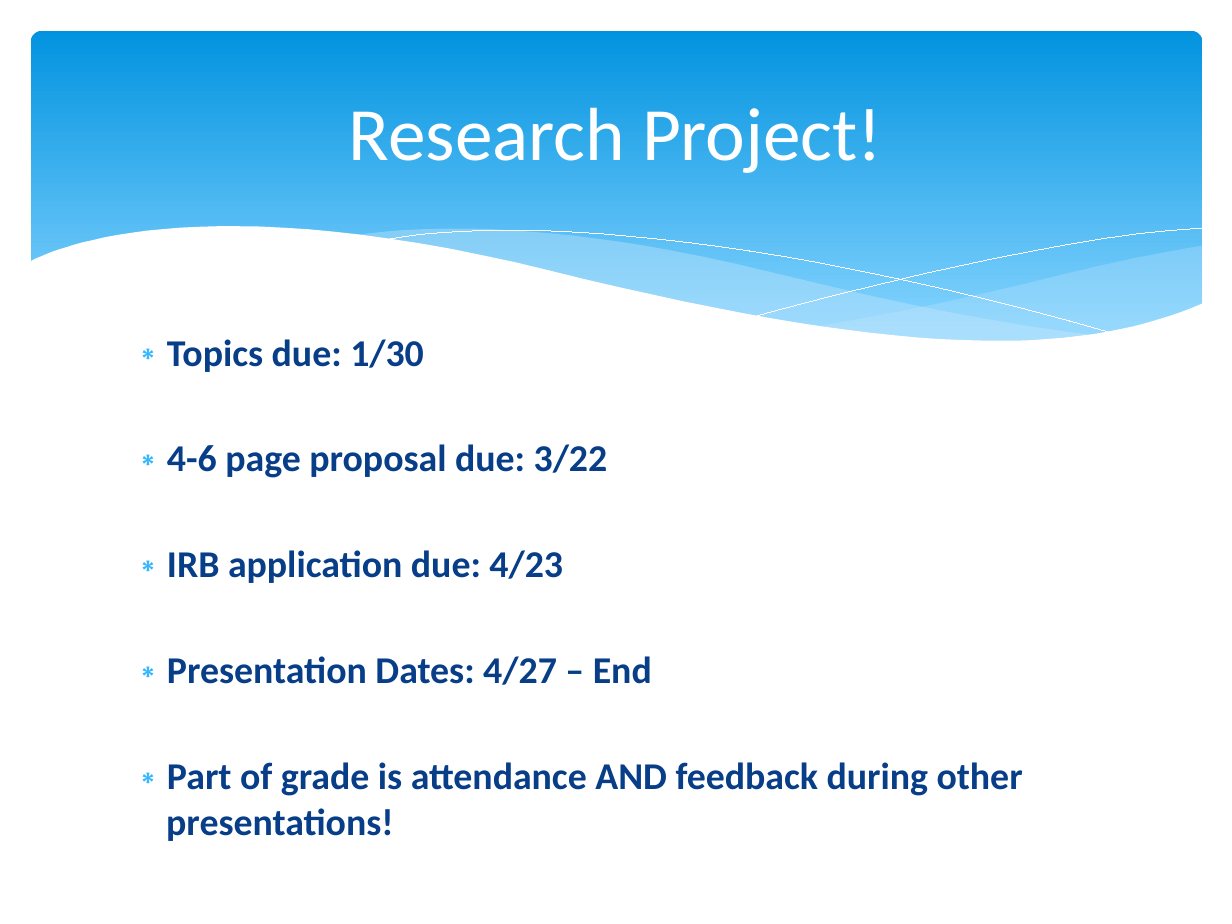
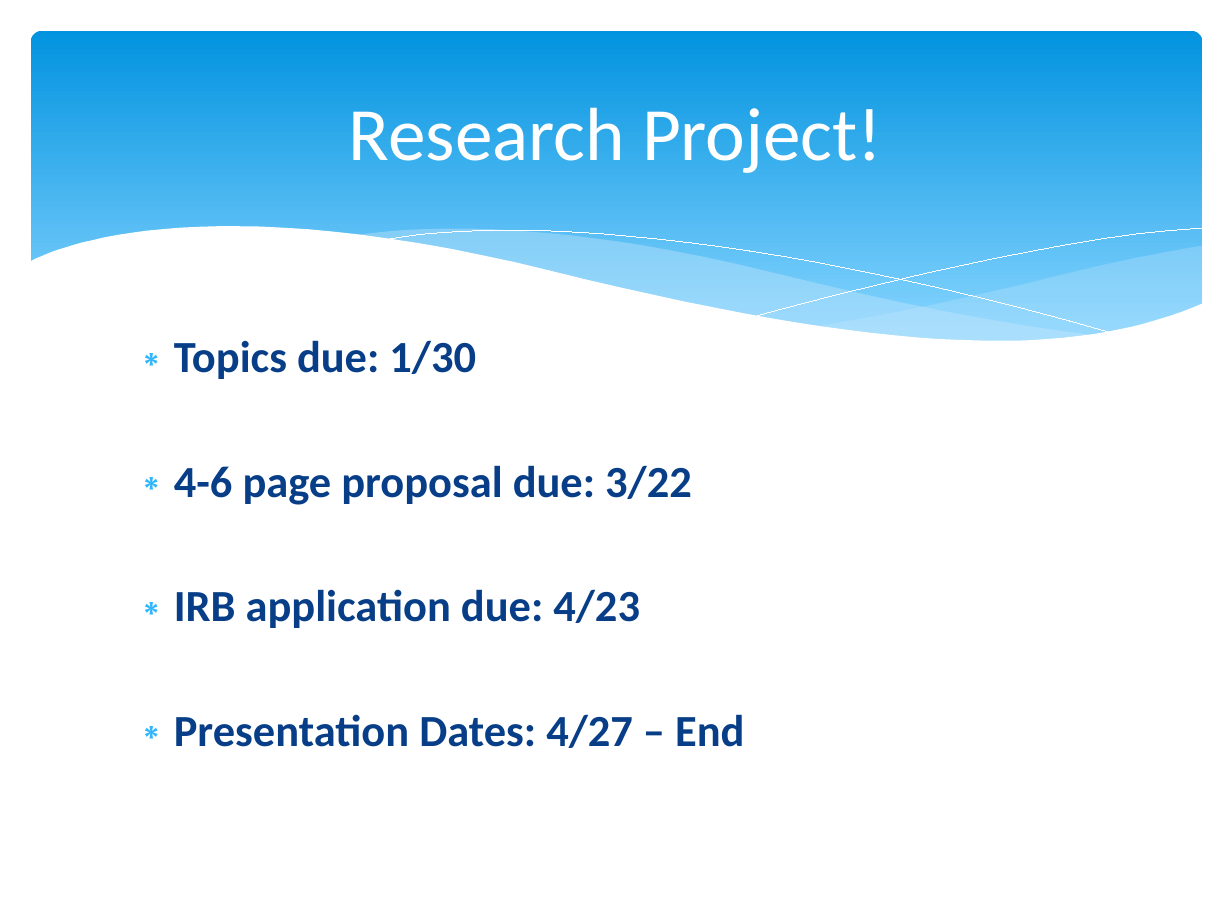
Before and after one commit to npm27/Teaching-Materials, a slide deck: slide 8 of Research Methods/Slides/0 First Day Info.pptx. Drawn at 1232x924 pixels with LibreOffice and Linux fonts; fonts in the diff are those of the drawing. Boxes give left, top, right and bottom in pixels: in the first picture for what was removed or moved away, otherwise in the second. Text is boxed around its words. In the diff, an @@ line names an element or a change of style, - is before the commit and + after.

```diff
--- a/Research Methods/Slides/0 First Day Info.pptx
+++ b/Research Methods/Slides/0 First Day Info.pptx
@@ text "Topics due: 1/30" at [174,340,744,748]: size 22.1 to 26 pt @@
@@ text at [167,762,1023,796]: paragraph removed @@
-∗ Part of grade is attendance AND feedback during other presentations!
```
Also in this commit, not shown: 3 other slides changed, 5 other files.
